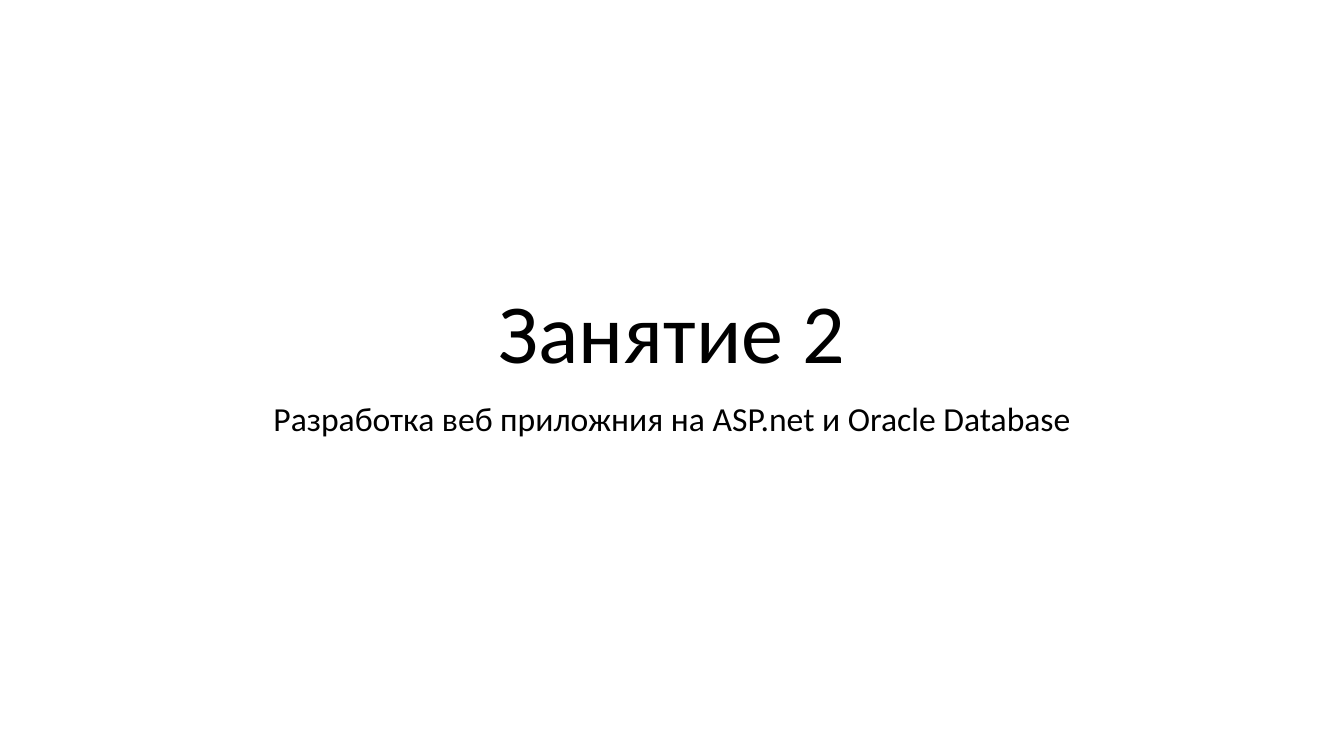
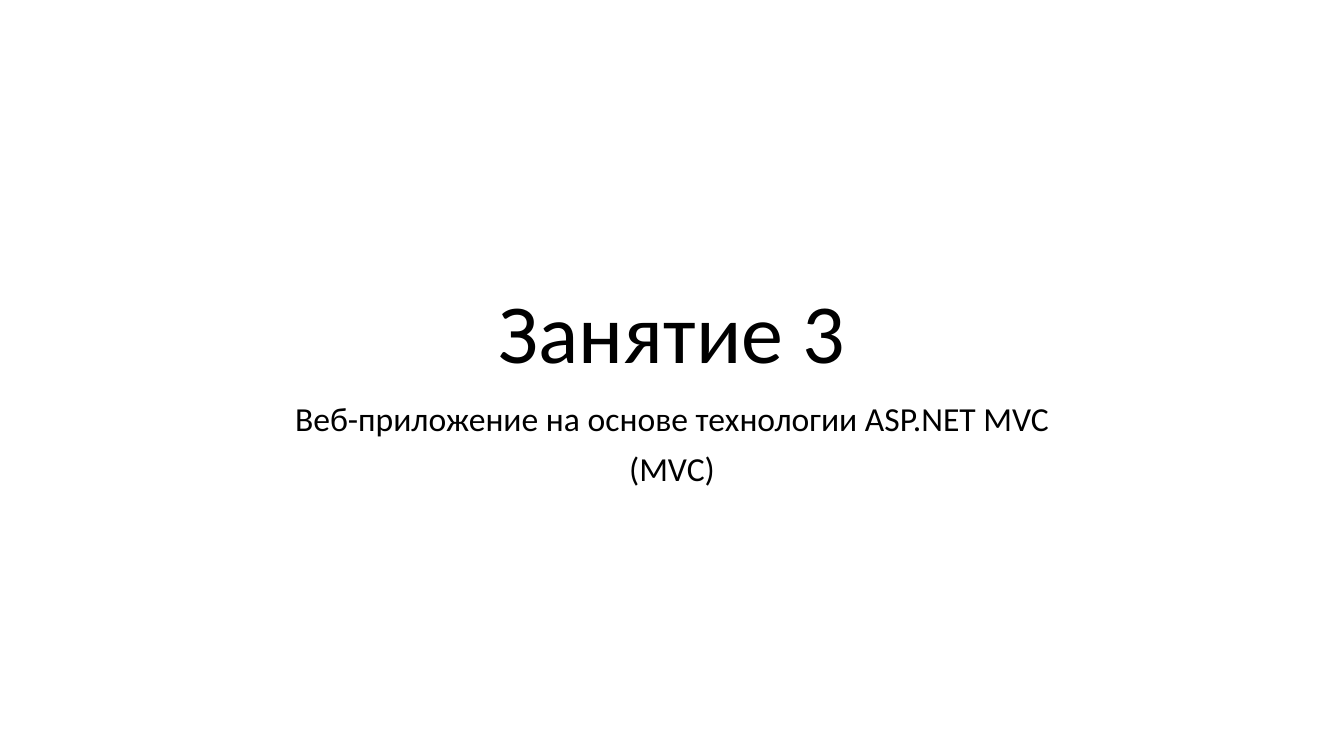
Before and after one commit to Mikhail-Vaganov/psu-applicants, a slide deck: slide 1 of Presentations/Занятие 3.pptx. Drawn at 1344x756 pixels with LibreOffice and Linux fonts; fonts in the diff are those of the drawing. Boxes give left, top, right and bottom in pixels: in the first picture for what was removed or moved away, otherwise in the second. Text is boxed around its words. In the diff, an @@ line names an element or a change of style, - is before the commit and + after.

```diff
--- a/Presentations/Занятие 3.pptx
+++ b/Presentations/Занятие 3.pptx
@@ title at (499, 308, 845, 364): text changed @@
-Занятие 2
+Занятие 3
@@ subtitle at (295, 408, 1048, 486): text changed @@
-Разработка веб приложния на ASP.net и Oracle Database
+Веб-приложение на основе технологии ASP.NET MVC
+(MVC)
```
Also in this commit, not shown: 2 other slides changed.
